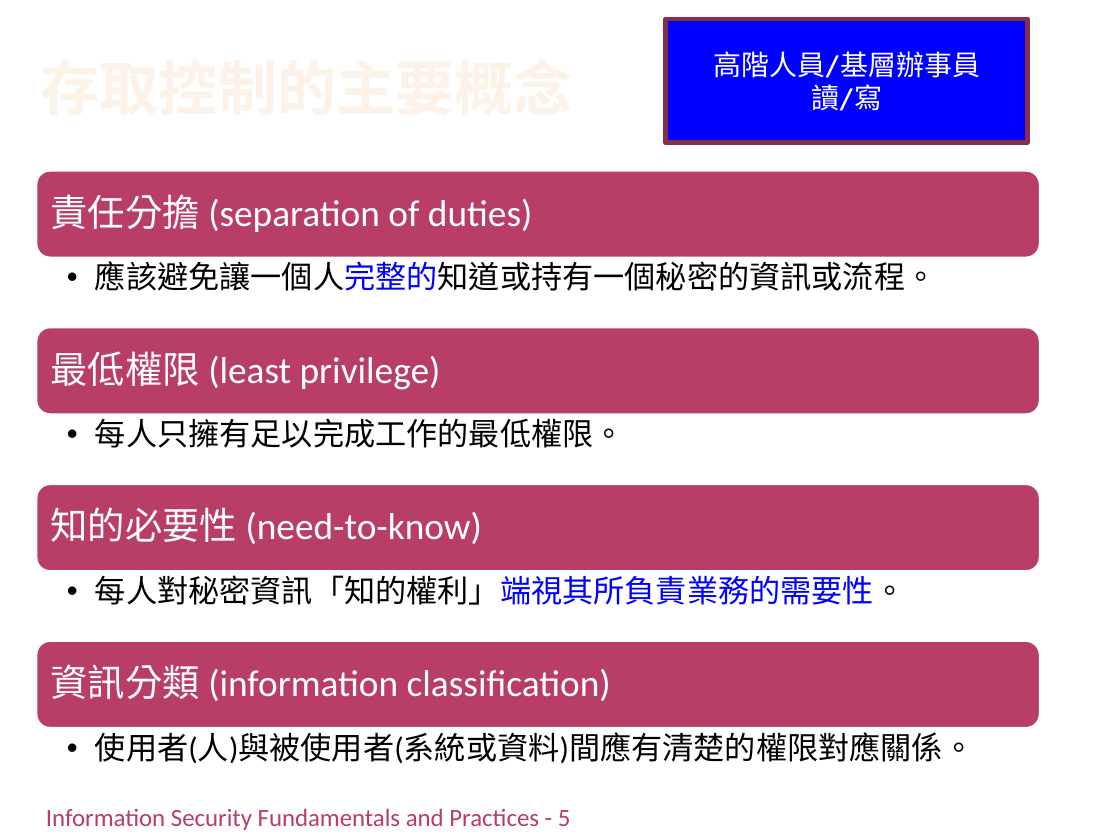
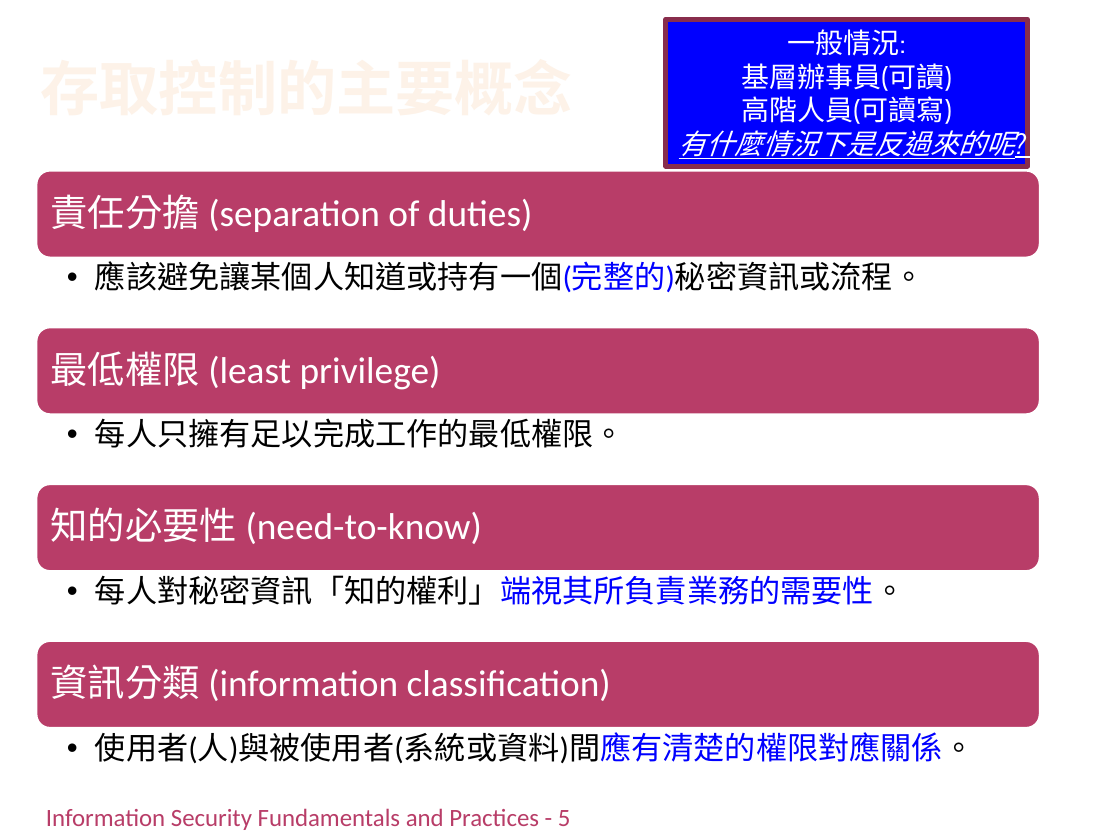
Before and after one commit to chih-chengwu/Information-Security-Markdown, a slide deck: slide 8 of 副本/Ch4_認證授權與存取控制(潘天佑的第5章).pptx. Drawn at 1120x840 pixels with LibreOffice and Linux fonts; fonts in the diff are those of the drawing; background and template pictures are left out. Boxes give left, top, right and bottom in pixels: in the first picture for what was removed or moved away, otherwise in the second. Text is boxed around its words. In the diff, an @@ line names an element or a change of style, - is before the commit and + after.

Commit message:
1020

```diff
--- a/副本/Ch4_認證授權與存取控制(潘天佑的第5章).pptx
+++ b/副本/Ch4_認證授權與存取控制(潘天佑的第5章).pptx
@@ rectangle "一般情況: 基層辦事員(可讀) 高階人員(可讀寫) 有什麼情況下是反過來的呢?": place and size @@
-rectangle "一般情況: 基層辦事員(可讀) 高階人員(可讀寫) 有什麼情況下是反過來的呢?" at [665,19,1027,142]
+rectangle "一般情況: 基層辦事員(可讀) 高階人員(可讀寫) 有什麼情況下是反過來的呢?" at [665,19,1027,166]
@@ text in rectangle at [679,29,1015,159]: text changed @@
-高階人員/基層辦事員
-讀/寫
+一般情況:
+基層辦事員(可讀)
+高階人員(可讀寫)
+有什麼情況下是反過來的呢?
@@ text at [95,261,924,292]: text changed @@
-  •• 應該避免讓一個人完整的知道或持有一個秘密的資訊或流程。
+  •• 應該避免讓某個人知道或持有一個(完整的)秘密資訊或流程。
@@ text "使用者(人)與被使用者(系統或資料)間應有清楚的權限對應關係。" at [95,732,974,763]: text colour #000000 to #0000FF in "使用者(人)與被使用者(系統或資料)間應有清楚的權限對應關係。" @@
```
Also in this commit, not shown: 16 other slides changed.
